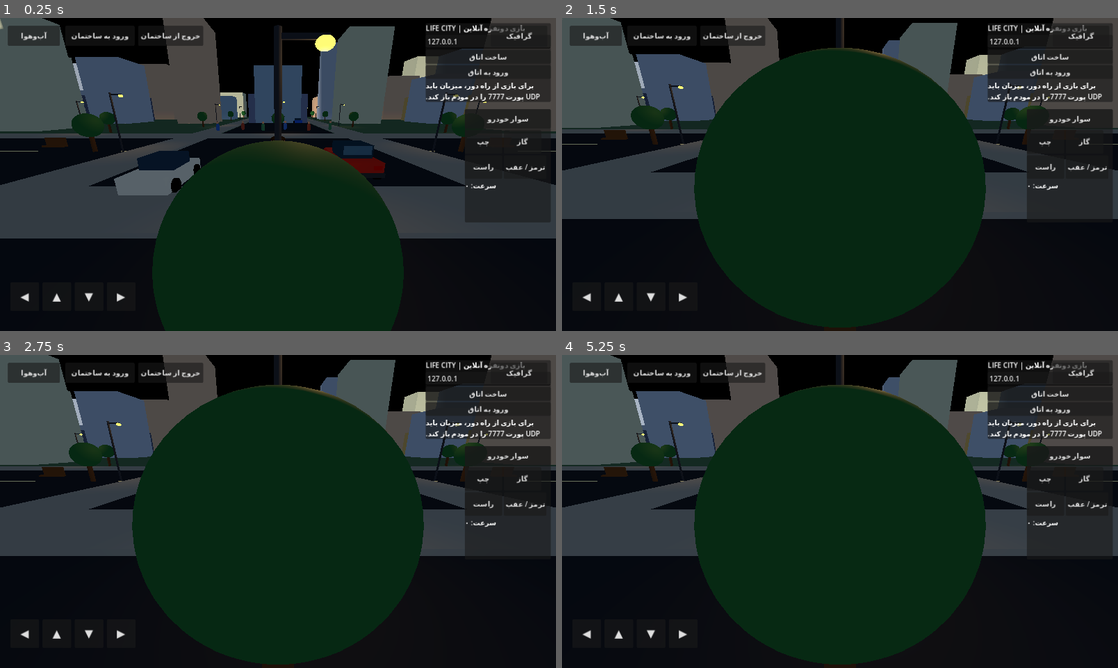
Above: before the commit, frames 1-4 (two rows, left to right).
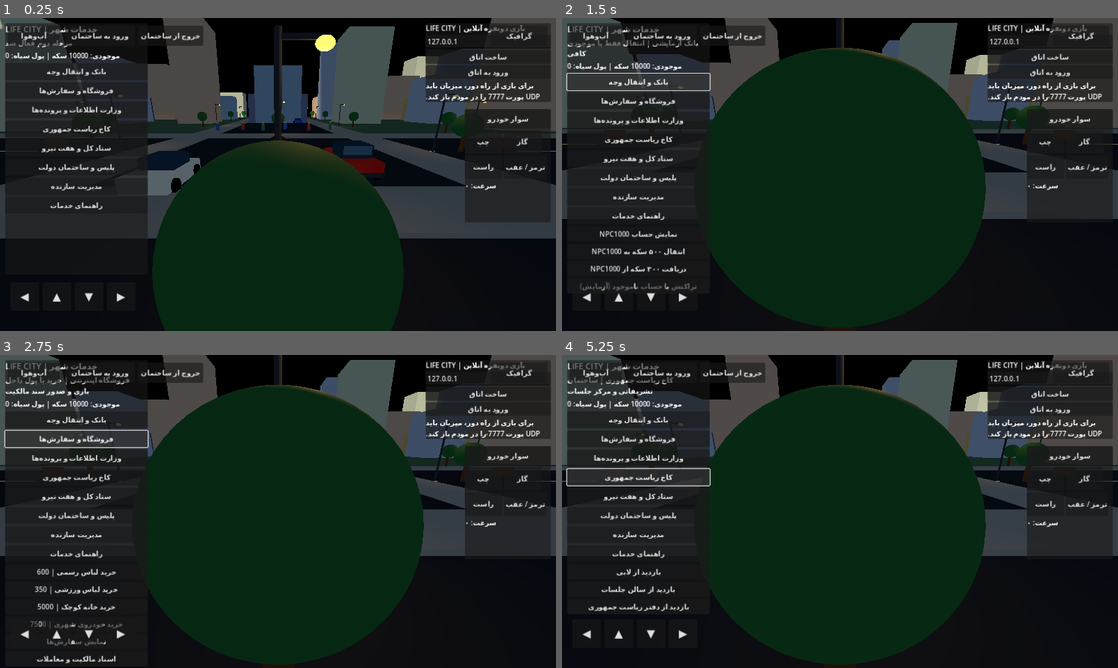
Above: after the commit, the same moments.

Repository: LifeCity2026Game/CITY
Game: Godot game, scene res://scenes/main.tscn
The game is run twice, just before and just after one commit, with the same random seed, the same clock (stepped at 60 frames per second) and the same inputs.
Inputs (mouse positions are in pixels of both pictures, inside the frame that each line leads up to):
- Up to frame 1 (0.25 s): no input
- Up to frame 2 (1.5 s): click (639, 71) at 0.5 s, where only the run after the commit has a clickable "بانک و انتقال وجه"; click (639, 80) at 1.25 s, where only the run after the commit has a clickable "بانک و انتقال وجه"
- Up to frame 3 (2.75 s): click (77, 439) at 2 s, where only the run after the commit has a clickable "فروشگاه و سفارش‌ها"
- Up to frame 4 (5.25 s): click (639, 420) at 2.75 s, where only the run after the commit has a clickable "بانک و انتقال وجه"; click (639, 458) at 3.5 s, where only the run after the commit has a clickable "وزارت اطلاعات و پرونده‌ها"; click (639, 426) at 4.25 s, where only the run after the commit has a clickable "فروشگاه و سفارش‌ها"; click (639, 477) at 5 s, where only the run after the commit has a clickable "کاخ ریاست جمهوری"

The runs differ from the first frame. In frame 1, 11% of the frame differs, in the area x 0-27%, y 1-71%; in frame 2, 11%; in frame 3, 12%; in frame 4, 12%, in the area x 0-27%, y 1-82%.
Error before the commit: Parse Error: Cannot infer the type of "ledger_allows" variable because the value doesn't have a set type. (res://scripts/city_stage2.gd:144)

Commit message:
Fix explicit boolean type in private access validation

Diff:
--- a/scripts/city_stage2.gd
+++ b/scripts/city_stage2.gd
@@ -141,7 +141,7 @@
 	}
 	if private_areas.has(action):
 		var requesting_peer: int = multiplayer.get_unique_id() if multiplayer.has_multiplayer_peer() else 1
-		var ledger_allows := ownership_ledger == null or ownership_ledger.has_owner_access(str(private_areas[action]), requesting_peer)
+		var ledger_allows: bool = ownership_ledger == null or bool(ownership_ledger.has_owner_access(str(private_areas[action]), requesting_peer))
 		if not _is_owner() or not ledger_allows:
 			notice = "دسترسی فقط برای حساب سازنده/میزبان مجاز است."
 			_refresh()
